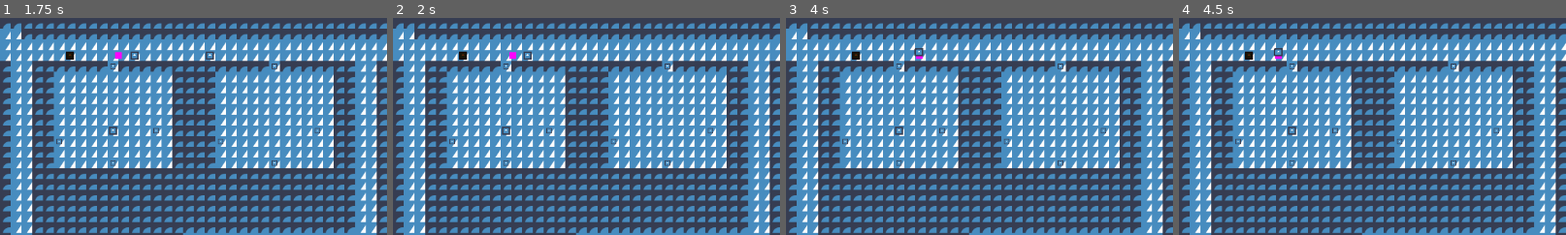
Above: before the commit, frames 1-4 (left to right).
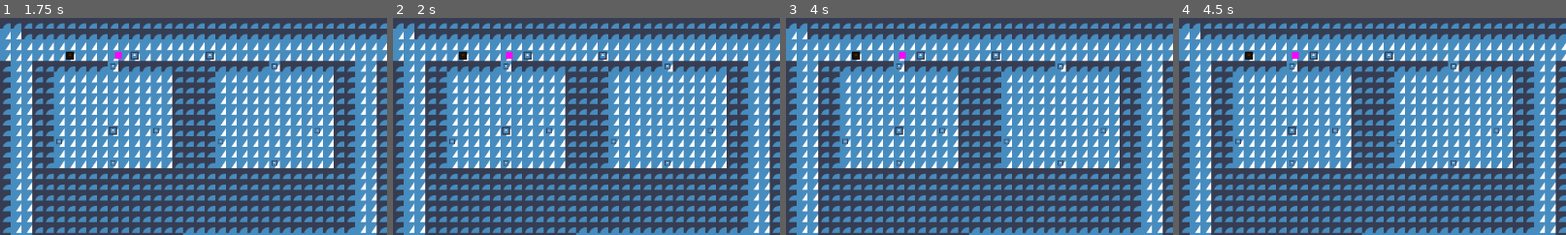
Above: after the commit, the same moments.

Repository: Nathpett/City-Navigation-Project
Game: Godot game, scene res://main.tscn
The game is run twice, just before and just after one commit, with the same random seed, the same clock (stepped at 60 frames per second) and the same inputs. The engine's default icon, where the game draws it, is replaced by a stand-in: a white triangle on a blue panel in a dark square.
Inputs:
- Up to frame 1 (1.75 s): tap Enter at 0.5 s; tap Space at 1.25 s
- Up to frame 2 (2 s): no input
- Up to frame 3 (4 s): tap Enter at 2.75 s; tap Space at 3.5 s
- Up to frame 4 (4.5 s): tap Enter at 4.25 s
The pictures show only the part of the screen within x 0-50%, y 0-50%; the shares and areas given below are measured in that part.

Frame 1 is identical in both runs. In frame 2, 0.1% of the frame differs, in the area x 29-56%, y 15-20%; in frame 3, 0.3%; in frame 4, 0.3%, in the area x 24-56%, y 13-20%.

Commit message:
new npc measure

Diff:
--- a/npc.gd
+++ b/npc.gd
@@ -2,6 +2,7 @@
 
 
 var movement_speed: float = 100.0
+var manual_nav_vector: Vector2 = Vector2.ZERO
 var movement_target_position: Vector2
 var city: City
 var in_sight_range: Array
@@ -71,17 +72,19 @@
 
 
 func _physics_process(_delta):
-	if !has_target_position:
-		return
+	if has_target_position:
+		if navigation_agent.is_navigation_finished() and !navigation_agent.is_target_reached():
+			set_movement_target(movement_target_position)
 
-	if navigation_agent.is_navigation_finished() and !navigation_agent.is_target_reached():
-		set_movement_target(movement_target_position)
+		var current_agent_position: Vector2 = global_position
+		var next_path_position: Vector2 = navigation_agent.get_next_path_position()
 
-	var current_agent_position: Vector2 = global_position
-	var next_path_position: Vector2 = navigation_agent.get_next_path_position()
+		var direction = current_agent_position.direction_to(next_path_position)
+		velocity = direction * movement_speed
+	else:
+		velocity = manual_nav_vector * movement_speed
 
-	var direction = current_agent_position.direction_to(next_path_position)
-	velocity = direction * movement_speed
+
 
 	move_and_slide()
 
--- a/state/npc_states/flee.gd
+++ b/state/npc_states/flee.gd
@@ -7,4 +7,11 @@
 
 
 func _physics_process(_delta):
-	pass
+	super._physics_process(_delta)
+	var things_to_flee_from_normalized := Vector2.ZERO
+	for thing in things_seen:
+		if thing.flee_from_debug:
+			var vec_to: Vector2 = thing.position - state_owner.position
+			vec_to = -vec_to.normalized()
+			things_to_flee_from_normalized += vec_to
+	state_owner.manual_nav_vector = things_to_flee_from_normalized.normalized() # TODO NEXGT ONLY REPLACE IF ATLEAST ONE THING TO FLEE FROM SEEN!
--- a/state/npc_states/npc_state_base.gd
+++ b/state/npc_states/npc_state_base.gd
@@ -6,9 +6,8 @@
 func _physics_process(_delta):
 	things_seen = state_owner.look()
 
-	for thing in things_seen:
-		if thing.flee_from_debug:
-			state_machine.push_state("flee")
-			thing.queue_free()
-			return
-	# Do things like push for the Flee state #TODO
+	if get_script().get_path() != "res://state/npc_states/flee.gd":
+		for thing in things_seen:
+			if thing.flee_from_debug:
+				state_machine.push_state("flee")
+				return
